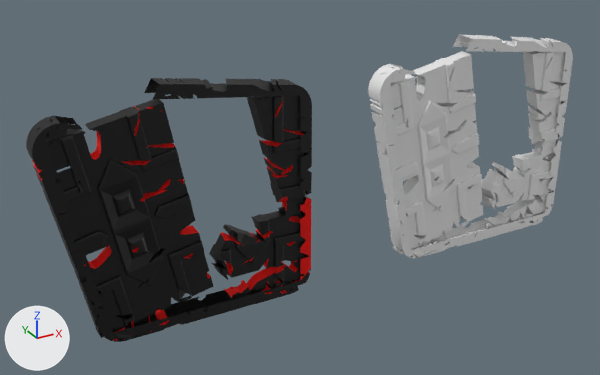
An edit to the Blender file Assets/DoorModel.blend, drawn before and after from the same camera.
The view is the same before and after, from a 50 mm camera at (-5.31, -5.96, 4.0) aimed at (-1.97, 0.12, 0.96). Every picture has the same lights, and +X, +Y and +Z are marked at lower left.

Names of what the first picture shows: 'doorFrame', 'doorFrame.full', 'leftDoor', 'rightDoor'.
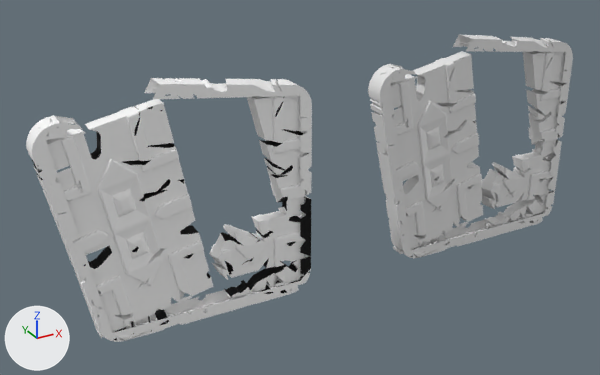
What changed in the scene script:
```text
Change mat_basic:
    mat_basic.base_color: (0.0, 0.0, 0.0) -> (1.0, 1.0, 1.0)  # black #000000 -> white #ffffff
Change mat_damage:
    mat_damage.base_color: (0.8, 0.00231, 0.0) -> (0.0, 0.0, 0.0)  # red #e70800 -> black #000000
```

Pixel boxes (x1, y1, x2, y2) of what changed, in the pictures (600 x 375 px):
'doorFrame.full', recoloured (black to white)
    both: (26, 78, 312, 342)
